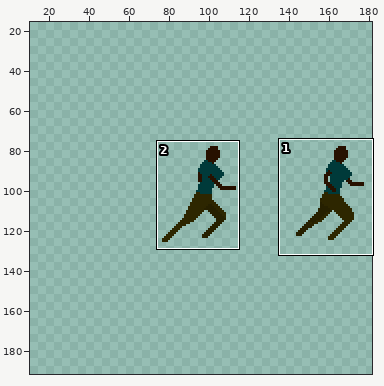
Edited in one commit: sprite sheet (gdx-game-android/assets/runninggwip.png). Above: a wide view before the commit, with the close-up outlined.
Close-up. Before the commit:
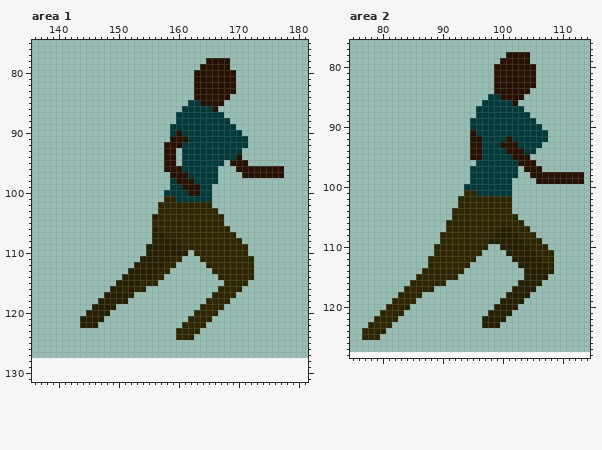
The file is 128x64 pixels. Shown: area 1: x 136..181, y 75..131; area 2: x 75..114, y 76..128. The old version is drawn lined up with the new one, on the new canvas. The wide view leaves out empty margins. The commit also changed other parts of the picture, which this record leaves out.
After:
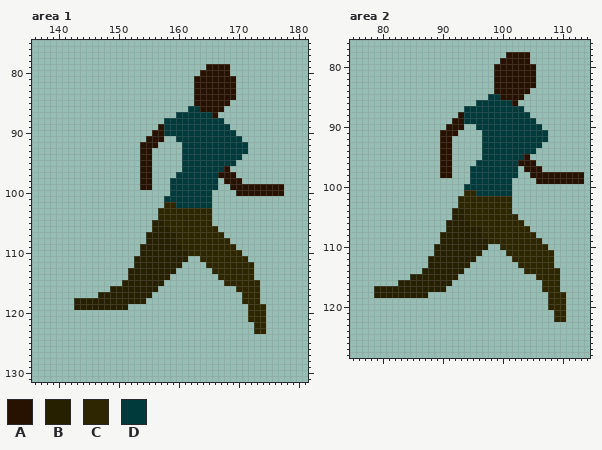
Palette (. is transparent): A #271100  B #262000  C #2d2600  D #003a3a
Change:
canvas 128x64 -> 192x192, the old top-left corner now at 64,64
Area 1:
y 78: x 165..168 AAAA -> ....
y 79: x 164 A -> .
y 80: x 163 A -> .; x 169 A -> .
y 84: x 169 . -> A
y 85: x 162..163 DD -> .A; x 168 . -> A
y 86: x 161 D -> .; x 164..165 DD -> AA; x 167 . -> A
y 87: x 166..167 DD -> A.
y 88: x 158..159 .. -> DD; x 168 D -> .
y 89: x 157..158 .. -> AD; x 169 D -> .
y 90: x 156..158 ... -> AAD; x 160 A -> D; x 170 D -> .
y 91: x 155..157 ... -> AAA; x 159..161 AAA -> .DD; x 171 D -> .
y 92: x 154..156 ... -> AAA; x 158..160 AAA -> ...
y 93: x 154..155 .. -> AA; x 158..159 AA -> ..; x 171 . -> D
y 94: x 154..155 .. -> AA; x 158..159 AA -> ..; x 170 A -> D
y 95: x 154..155 .. -> AA; x 158..159 AA -> ..; x 168..171 .AAA -> DD..
y 96: x 154..155 .. -> AA; x 158..160 AAA -> ...; x 167..168 .. -> DA; x 170..177 AAAAAAAA -> ........
y 97: x 154..155 .. -> AA; x 159..161 AAA -> .DD; x 167..169 ... -> AAA; x 171..177 AAAAAAA -> .......
y 98: x 154..155 .. -> AA; x 160..162 AAA -> DDD; x 168..170 ... -> AAA
y 99: x 154..155 .. -> AA; x 161..163 AAA -> DDD; x 166 . -> D; x 169..177 ......... -> AAAAAAAAA
y 100: x 158 D -> .; x 162..163 AA -> DD; x 170..177 ........ -> AAAAAAAA
y 101: x 158..159 CC -> DD
y 102: x 157 C -> .; x 160..165 CCCCCC -> DDDDDD
y 103: x 166 C -> .
y 104: x 156 B -> .; x 166..167 CC -> ..
y 105: x 156..157 CC -> BB; x 166..167 CC -> ..
y 106: x 157..158 CC -> BB; x 167..168 CC -> ..
y 107: x 155 . -> B; x 158..159 CC -> BB; x 168..169 CC -> ..
y 108: x 155 . -> B; x 169..170 CC -> ..
y 109: x 154 . -> B; x 170..171 CC -> ..
y 110: x 154 . -> B; x 162 . -> C; x 171 C -> .
y 111: x 153 . -> B; x 159..161 CC. -> BBB; x 172 C -> .
y 112: x 158..160 CC. -> BBB
y 113: x 157..159 CC. -> BBB
y 114: x 151 B -> .; x 156..158 CC. -> BBB
y 115: x 150 B -> .; x 154..157 CCC. -> BBBB; x 172..173 .. -> CC
y 116: x 151 C -> B; x 153..156 CC.. -> BBBB; x 167..169 CCC -> ...; x 171..173 ... -> CCC
y 117: x 147 . -> B; x 152..155 C... -> BBBB; x 166..169 CCCC -> ....; x 171..173 ... -> CCC
y 118: x 143..146 .... -> BBBB; x 152..154 ... -> BBB; x 165..168 CCCC -> ....; x 171..173 ... -> CCC
y 119: x 143..145 ... -> BBB; x 150..151 .. -> BB; x 164..167 CCCC -> ....; x 172..174 ... -> CCC
y 120: x 145..148 BBBB -> ....; x 163..166 CCCC -> ....; x 172..174 ... -> CCC
y 121: x 144..147 BBBB -> ....; x 162..165 CCCC -> ....; x 172..174 ... -> CCC
y 122: x 144..146 BBB -> ...; x 161..164 CCCC -> ....; x 173..174 .. -> CC
y 123: x 160..163 CCCC -> ....; x 173..174 .. -> CC
y 124: x 160..162 CCC -> ...
Area 2:
y 86: x 96 . -> D
y 87: x 94..95 .. -> DD
y 88: x 93..95 ... -> ADD
y 89: x 92..94 ... -> AAD
y 90: x 91..93 ... -> AAA; x 95 D -> .
y 91: x 90..92 ... -> AAA; x 95..96 AD -> ..
y 92: x 90..91 .. -> AA; x 95..96 AA -> ..; x 101 A -> D
y 93: x 90..91 .. -> AA; x 95..96 AA -> ..; x 100..102 AAA -> DDD
y 94: x 90..91 .. -> AA; x 95..96 AA -> ..; x 101..103 AAA -> DDD
y 95: x 90..91 .. -> AA; x 95..96 AA -> ..; x 102..103 AA -> DD
y 96..98: x 90..91 .. -> AA
y 104..105: x 92..93 CC -> BB
y 106: x 91..94 CCCC -> BBBB
y 107: x 91..96 CCCCCC -> BBBBBB; x 100..101 BB -> CC
y 108: x 90..96 CCCCCCC -> BBBBBBB; x 99..102 BBBB -> CCCC
y 109: x 90..103 CCCCCCCCBBBBBB -> BBBBBBBBCCCCCC
y 110: x 89..97 CCCCCCCCC -> BBBBBBBBB; x 100..104 BBBBB -> CCCCC
y 111: x 89..96 CCCCCCCC -> BBBBBBBB; x 101..105 BBBBB -> CCCCC
y 112: x 88..95 CCCCCCCC -> BBBBBBBB; x 102..106 BBBBB -> CCCCC
y 113: x 88..94 CCCCCCC -> BBBBBBB; x 103..107 BBBBB -> CCCCC
y 114: x 87..93 CCCCCCC -> BBBBBBB; x 104..109 BBBBB. -> CCCCCC
y 115: x 85..92 .CCCCCCC -> BBBBBBBB; x 104..109 BBBB.. -> ..CCCC
y 116: x 83..91 ..CCCCCC. -> BBBBBBBBB; x 103..109 BBBB... -> ....CCC
y 117: x 79..90 .....CCCCC.. -> BBBBBBBBBBBB; x 102..105 BBBB -> ....; x 107..109 ... -> CCC
y 118: x 79..87 ....CCCC. -> BBBBBBBBB; x 101..104 BBBB -> ....; x 108..110 ... -> CCC
y 119: x 82..85 CCCC -> ....; x 100..103 BBBB -> ....; x 108..110 ... -> CCC
y 120: x 81..84 CCCC -> ....; x 99..102 BBBB -> ....; x 108..110 ... -> CCC
y 121: x 80..83 CCCC -> ....; x 98..101 BBBB -> ....; x 109..110 .. -> CC
y 122: x 79..82 CCCC -> ....; x 97..100 BBBB -> ....; x 109..110 .. -> CC
y 123: x 78..81 CCCC -> ....; x 97..99 BBB -> ...
y 124: x 77..80 CCCC -> ....
y 125: x 77..79 CCC -> ...
Boxes around the changes in both close-ups, in picture pixels (x1, y1, x2, y2):
erased: (194, 58, 236, 76)
changed: (74, 94, 284, 340)
changed: (440, 100, 524, 178)
changed: (362, 208, 566, 340)
